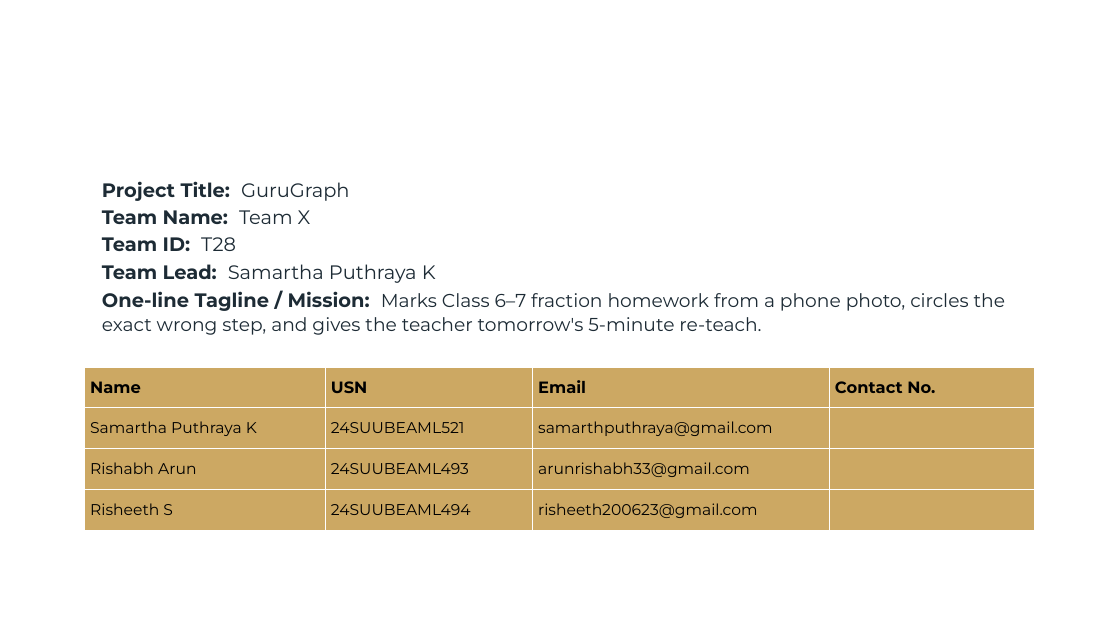
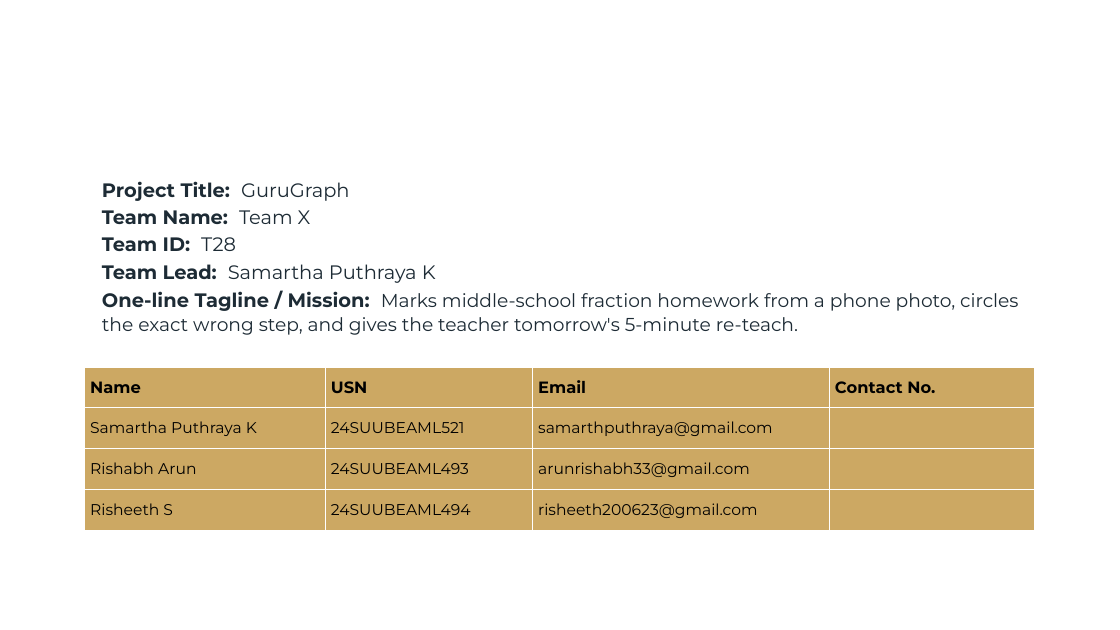
Before and after one commit to Argonyx-26/T28-Team-X, a slide deck: slide 1 of docs/pitch/GuruGraph_TeamX_T28_Round2.pptx. Drawn at 1120x630 pixels with LibreOffice and Linux fonts; fonts in the diff are those of the drawing; background and template pictures are left out. Boxes give left, top, right and bottom in pixels: in the first picture for what was removed or moved away, otherwise in the second. Text is boxed around its words. In the diff, an @@ line names an element or a change of style, - is before the commit and + after.

Commit message:
docs: the demo video (GitHub release) linked from the deck, README, /judges and the footer; 'middle school' instead of Class 6-7 as the audience in the deck and on the landing page

```diff
--- a/docs/pitch/GuruGraph_TeamX_T28_Round2.pptx
+++ b/docs/pitch/GuruGraph_TeamX_T28_Round2.pptx
@@ text at (102,291,1018,335): text changed @@
-One-line Tagline / Mission: Marks Class 6–7 fraction homework from a phone photo, circles the exact wrong step, and gives the teacher tomorrow's 5‑minute re‑teach.
+One-line Tagline / Mission: Marks middle-school fraction homework from a phone photo, circles the exact wrong step, and gives the teacher tomorrow's 5‑minute re‑teach.
```
Also in this commit, not shown: 3 other slides changed, 6 other files.
